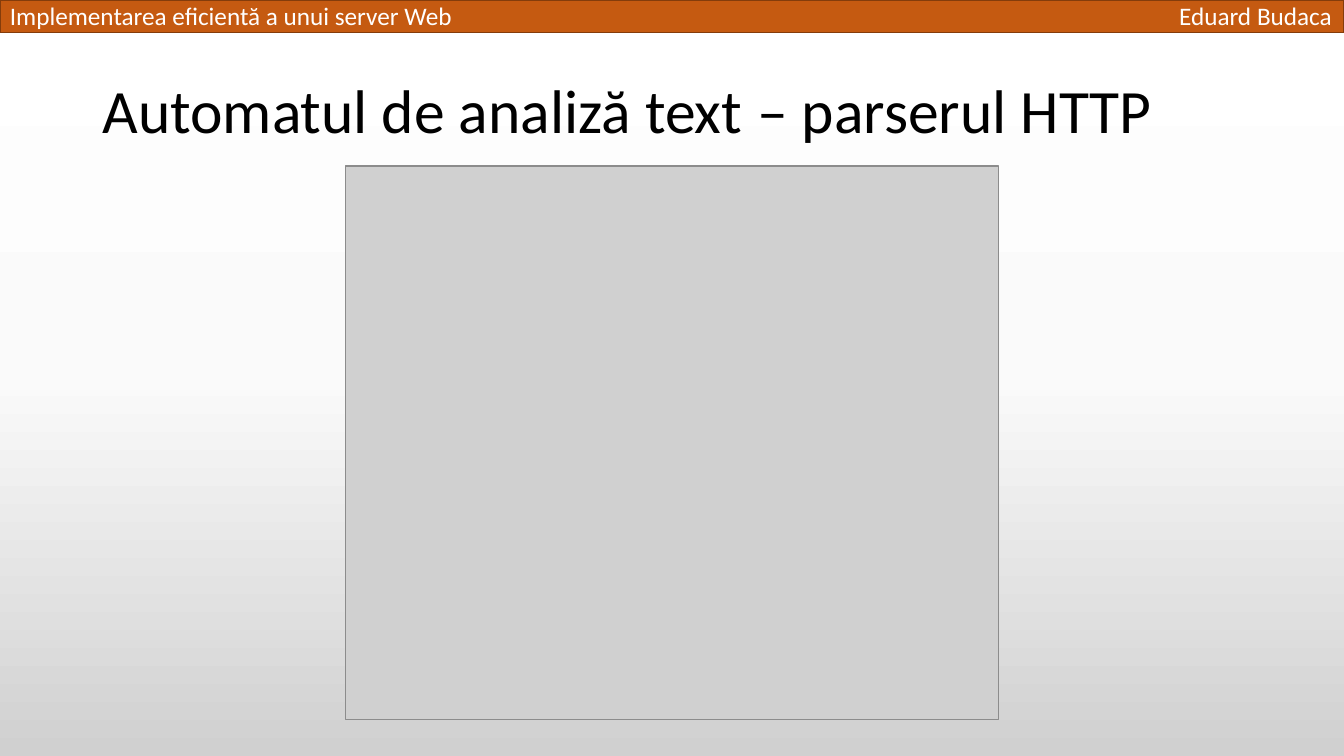
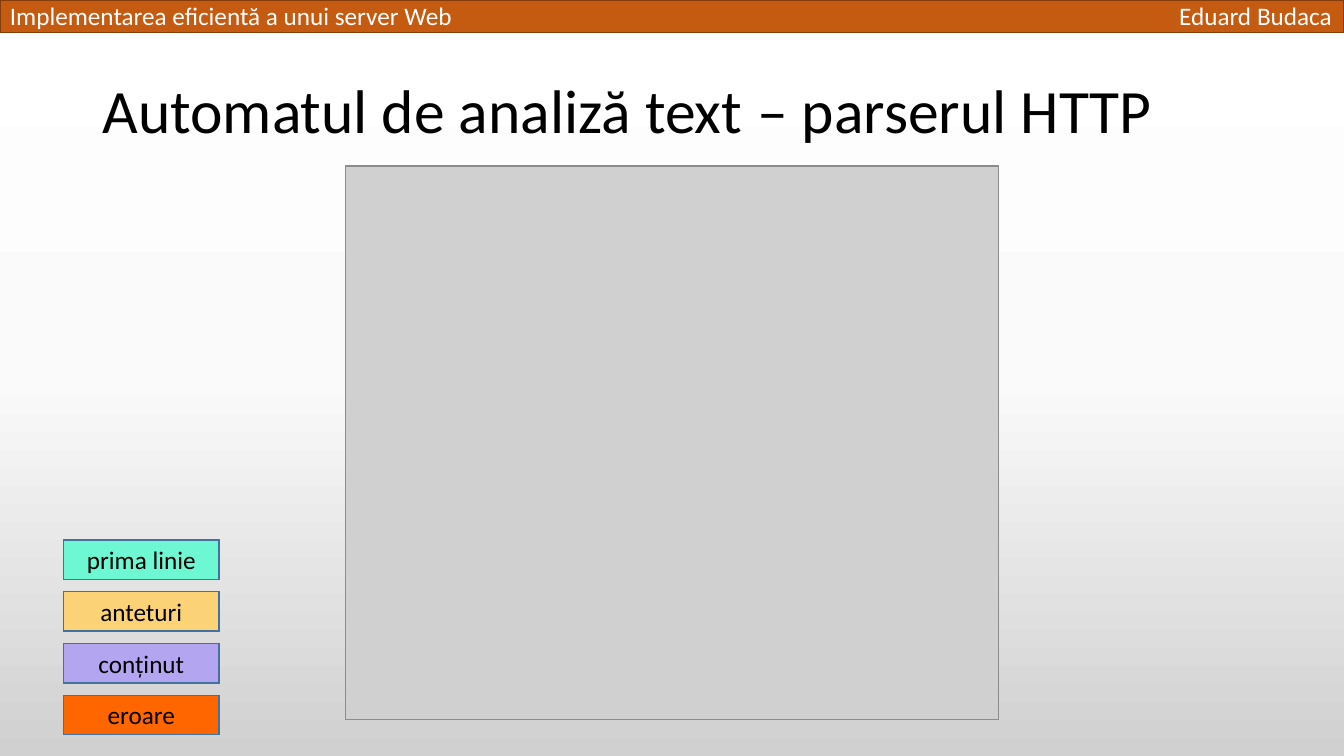
Before and after one commit to TED-996/bachelor-thesis-pack, a slide deck: slide 11 of Licenta2018BudacaEduard/Implementarea eficientă a unui server Web.pptx. Drawn at 1344x756 pixels with LibreOffice and Linux fonts; fonts in the diff are those of the drawing; grey boxes stand for pictures. Boxes give left, top, right and bottom in pixels: in the first picture for what was removed or moved away, otherwise in the second. Text is boxed around its words. In the diff, an @@ line names an element or a change of style, - is before the commit and + after.

```diff
--- a/Licenta2018BudacaEduard/Implementarea eficientă a unui server Web.pptx
+++ b/Licenta2018BudacaEduard/Implementarea eficientă a unui server Web.pptx
@@ rectangle added at [64, 540, 219, 580], fill #6DF7D3, outline #43739E 1 pt, 18 pt, text #000000 @@
+prima linie
@@ rectangle added at [64, 592, 219, 631], fill #FCD277, outline #43739E 1 pt, 18 pt, text #000000 @@
+anteturi
@@ rectangle added at [64, 644, 219, 684], fill #B3A5EF, outline #43739E 1 pt, 18 pt, text #000000 @@
+conținut
@@ rectangle added at [64, 696, 219, 735], fill #FF6600, outline #43739E 1 pt, 18 pt, text #000000 @@
+eroare
```
Also in this commit, not shown: 3 other slides changed.
